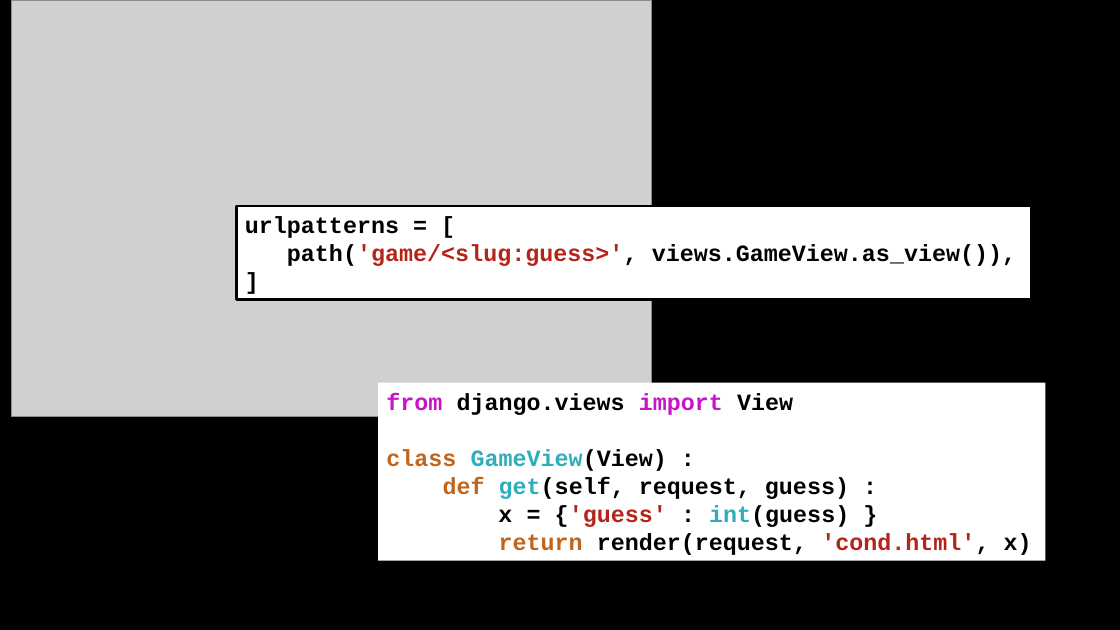
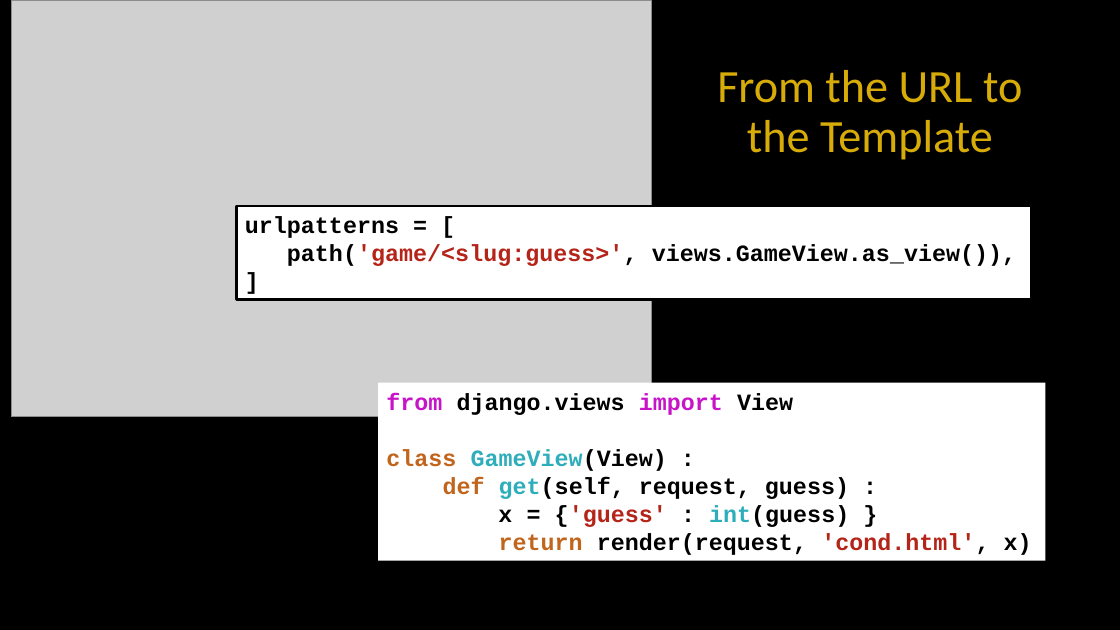
Before and after one commit to csev/dj4e, a slide deck: slide 13 of lectures/DJ-05-Views-Templates.pptx. Drawn at 1120x630 pixels with LibreOffice and Linux fonts; fonts in the diff are those of the drawing; grey boxes stand for pictures. Boxes give left, top, right and bottom in pixels: in the first picture for what was removed or moved away, otherwise in the second. Text is boxed around its words. In the diff, an @@ line names an element or a change of style, - is before the commit and + after.

```diff
--- a/lectures/DJ-05-Views-Templates.pptx
+++ b/lectures/DJ-05-Views-Templates.pptx
@@ title added at box(717, 70, 1022, 160), 39.6 pt, text #D7AC08 @@
+From the URL to the Template
```
Also in this commit, not shown: 1 slide added, 2 other files.
